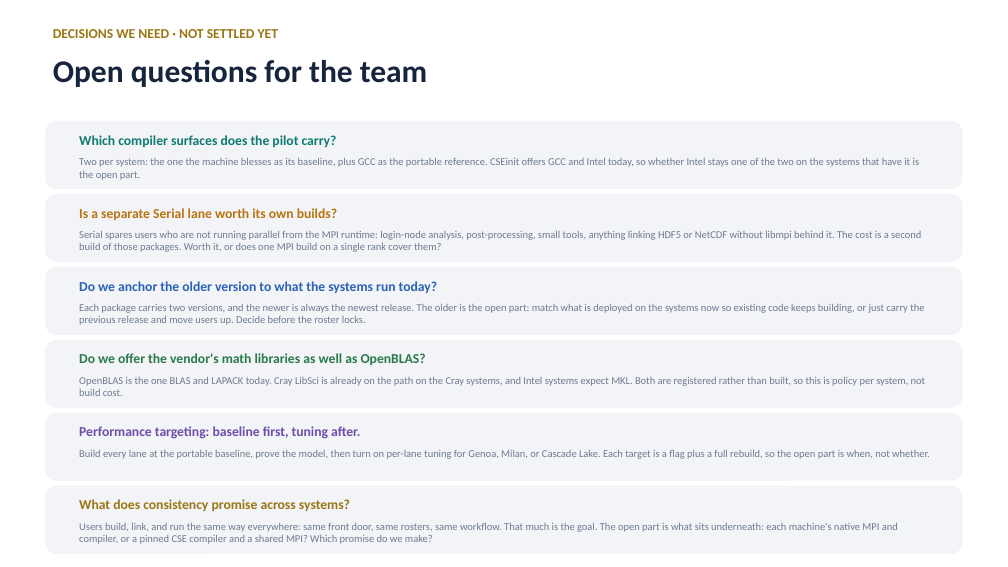
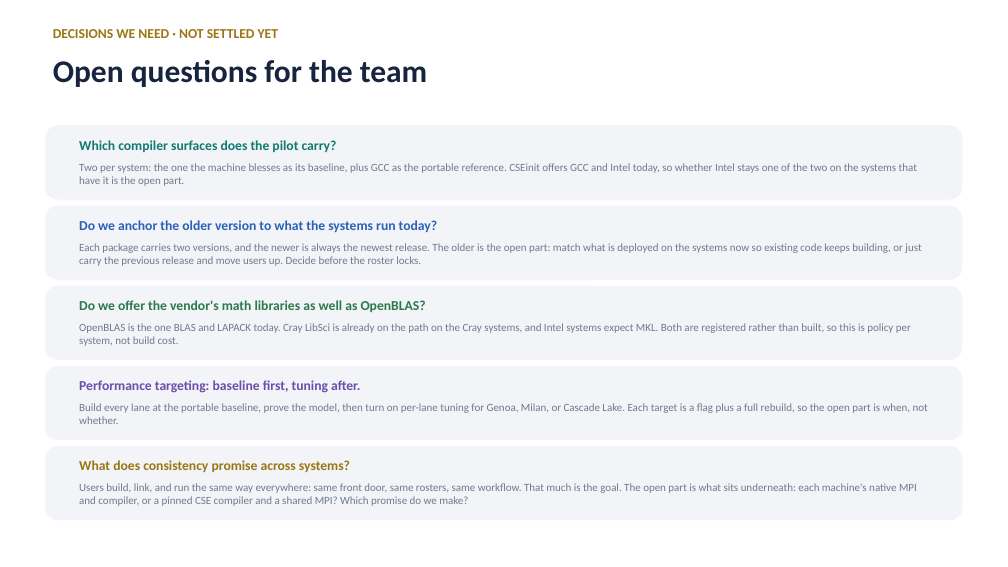
Before and after one commit to ray12514/stack-planning, a slide deck: slide 10 of presentations/cse_lanes_model.pptx. Drawn at 1008x567 pixels with LibreOffice and Linux fonts; fonts in the diff are those of the drawing. Boxes give left, top, right and bottom in pixels: in the first picture for what was removed or moved away, otherwise in the second. Text is boxed around its words. In the diff, an @@ line names an element or a change of style, - is before the commit and + after.

Commit message:
Drop the Serial-lane open question; it is a lane-exposure detail, not a build decision

```diff
--- a/presentations/cse_lanes_model.pptx
+++ b/presentations/cse_lanes_model.pptx
@@ rounded rectangle: place and size @@
-rounded rectangle at <box>45,121,963,189</box>
+rounded rectangle at <box>45,126,963,200</box>
@@ text "Which compiler surfaces does the ...": place and size @@
-text "Which compiler surfaces does the ..." at <box>79,135,337,147</box>
+text "Which compiler surfaces does the ..." at <box>79,140,337,152</box>
@@ rounded rectangle: place and size @@
-rounded rectangle at <box>45,194,963,262</box>
+rounded rectangle at <box>45,206,963,280</box>
@@ text removed at <box>79,208,337,220</box> @@
-Is a separate Serial lane worth its own builds?
@@ size 10 to 10.5 pt in 5 elements at <box>79,163,917,186</box>, <box>79,483,917,506</box>, <box>79,403,928,424</box>, <box>79,323,911,346</box>, <box>79,243,921,266</box> @@
@@ text "Each package carries two versions, ...": place and size @@
-text "Each package carries two versions, ..." at <box>79,304,924,325</box>
+text "Each package carries two versions, ..." at <box>79,243,921,266</box>
@@ text "Do we anchor the older ...": place and size @@
-text "Do we anchor the older ..." at <box>79,281,437,293</box>
+text "Do we anchor the older ..." at <box>79,220,437,232</box>
@@ text removed at <box>79,231,921,252</box> @@
-Serial spares users who are not running parallel from the MPI runtime: login-node analysis, post-processing, small tools, anything linking HDF5 or NetCDF without libmpi behind it. The cost is a second build of those packages. Worth it, or does one MPI build on a single rank cover them?
@@ rounded rectangle: place and size @@
-rounded rectangle at <box>45,267,963,335</box>
+rounded rectangle at <box>45,286,963,360</box>
@@ text "Do we offer the vendor's ...": place and size @@
-text "Do we offer the vendor's ..." at <box>79,353,426,365</box>
+text "Do we offer the vendor's ..." at <box>79,300,426,312</box>
@@ text "OpenBLAS is the one BLAS ...": place and size @@
-text "OpenBLAS is the one BLAS ..." at <box>79,377,926,396</box>
+text "OpenBLAS is the one BLAS ..." at <box>79,323,911,346</box>
@@ rounded rectangle: place and size @@
-rounded rectangle at <box>45,340,963,408</box>
+rounded rectangle at <box>45,366,963,440</box>
@@ text "Performance targeting: baseline first, tuning ...": place and size @@
-text "Performance targeting: baseline first, tuning ..." at <box>79,426,360,439</box>
+text "Performance targeting: baseline first, tuning ..." at <box>79,380,360,393</box>
@@ text "Build every lane at the ...": place and size @@
-text "Build every lane at the ..." at <box>79,450,930,459</box>
+text "Build every lane at the ..." at <box>79,403,928,424</box>
@@ rounded rectangle: place and size @@
-rounded rectangle at <box>45,413,963,481</box>
+rounded rectangle at <box>45,446,963,520</box>
@@ text "Users build, link, and run ...": place and size @@
-text "Users build, link, and run ..." at <box>79,523,898,544</box>
+text "Users build, link, and run ..." at <box>79,483,917,506</box>
@@ text "What does consistency promise across ...": place and size @@
-text "What does consistency promise across ..." at <box>79,499,350,511</box>
+text "What does consistency promise across ..." at <box>79,460,350,472</box>
@@ rounded rectangle removed at <box>45,485,963,554</box> @@
```
Also in this commit, not shown: 1 other file.
